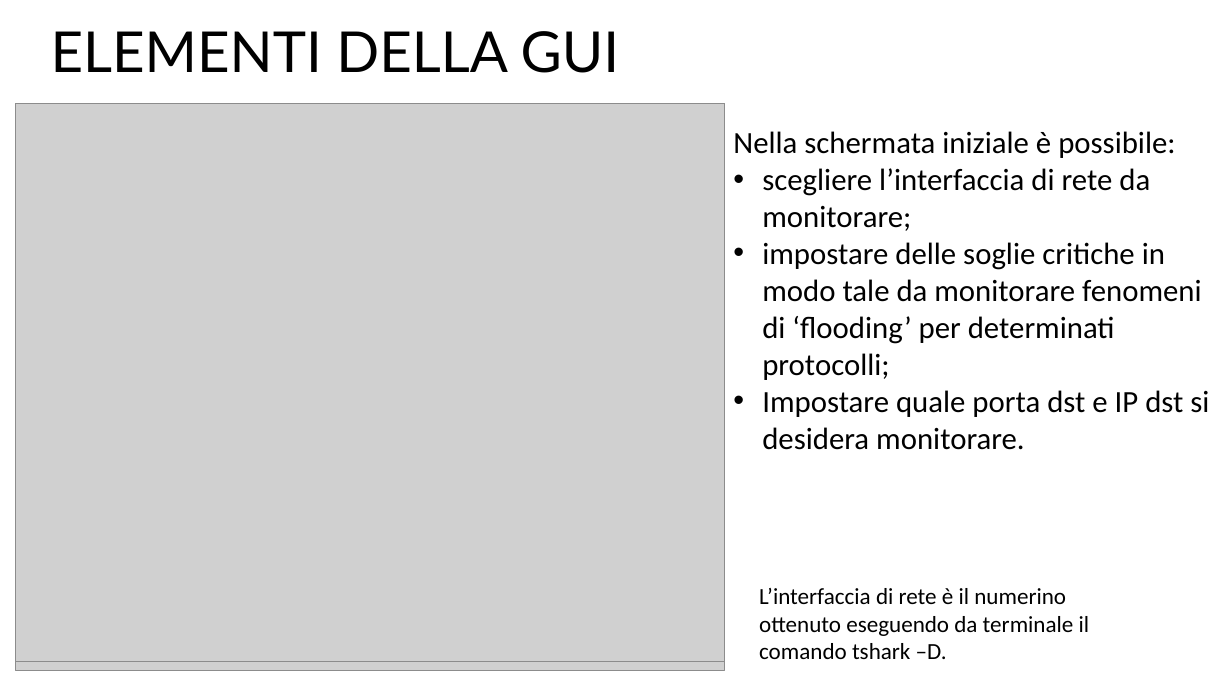
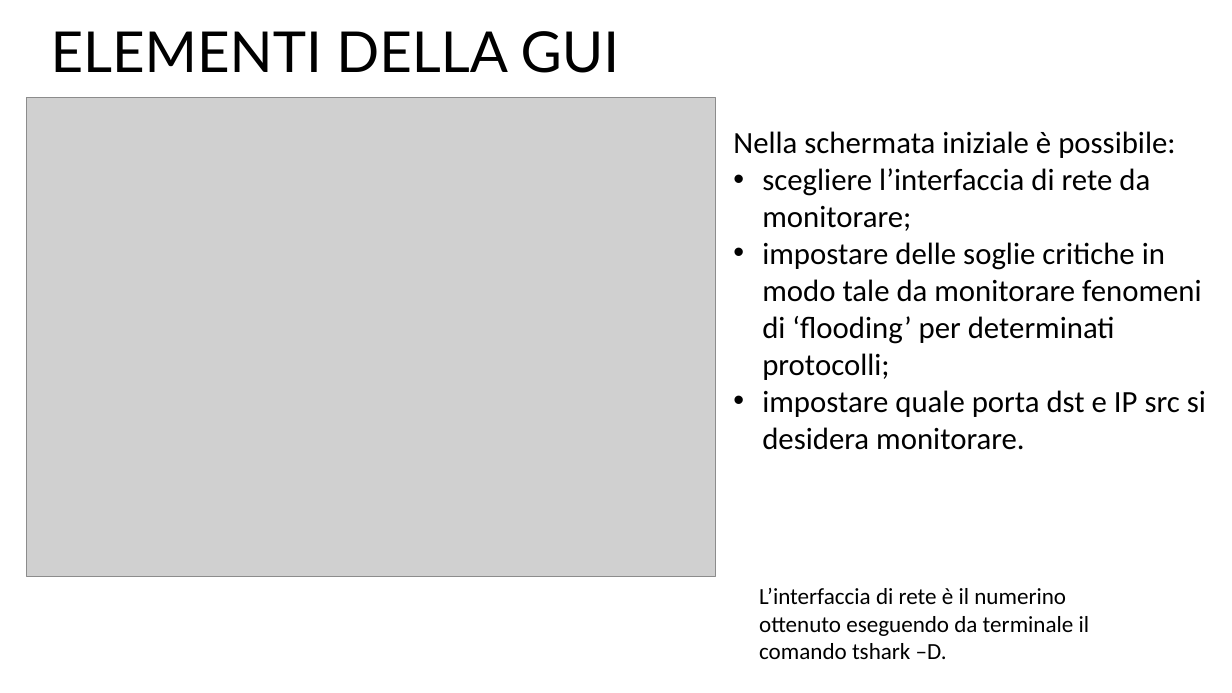
Before and after one commit to AnuarZouhri/Tirocini_git, a slide deck: slide 13 of Doc/PROGETTO DI TIROCINIO.pptx. Drawn at 1232x693 pixels with LibreOffice and Linux fonts; fonts in the diff are those of the drawing; grey boxes stand for pictures. Boxes give left, top, right and bottom in pixels: in the first picture for what was removed or moved away, otherwise in the second. Text is boxed around its words. In the diff, an @@ line names an element or a change of style, - is before the commit and + after.

```diff
--- a/Doc/PROGETTO DI TIROCINIO.pptx
+++ b/Doc/PROGETTO DI TIROCINIO.pptx
@@ picture removed at (15,104,725,670) @@
@@ picture: place and size @@
-picture at (15,104,725,662)
+picture at (27,97,716,577)
@@ text at (762,390,1206,450): text changed @@
-• Impostare quale porta dst e IP dst si desidera monitorare.
+• impostare quale porta dst e IP src si desidera monitorare.
```
Also in this commit, not shown: 3 other slides changed, 18 other files.
